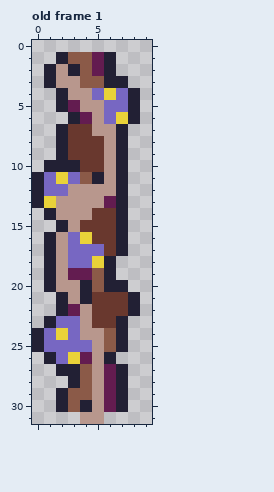
Pixel-art file -- external/aseprite/sprint_wall.aseprite. Above, as it was before the edit.
10x32 pixels, 1 frame. Shown: old frame 1. The commit also changed other frames, which this record leaves out.
Now the later version:
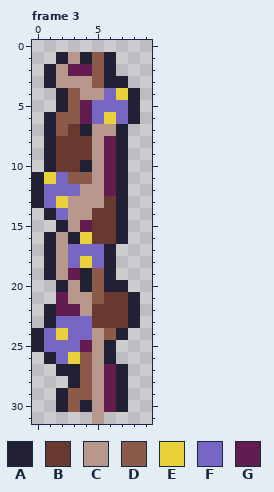
Palette (. is transparent): A #222034  B #69382e  C #b8978d  D #8b5a48  E #e9d239  F #7767c2  G #631c50
A new or re-ordered frame is compared with the old frame closest to it.
Message: Add animation to sprint walls
Edits made:
frames 1 -> 5
Changed rows in their new state; - is an unchanged pixel.
Frame 3 is new; against old frame 1, layer "Layer 1":
first column x 1:
 1 --CAD---
 2 --GGD---
 3 ---C----
 4 --D-CFE-
 5 --DGF---
 6 ADD-FEF-
 7 AD-A----
 8 AB--CG--
 9 AB--CG--
10 -BBACG--
11 EFD-CG--
12 --F--G--
13 FE---B--
14 -F------
15 ---G----
16 --A-----
17 -----A.-
18 ---EF---
19 ---A----
20 .A------
21 -G-CD---
22 AG------
23 ---F--BA
24 ---F----
25 ---G-A.-
26 ---D----
first column x 4:
31 .
Boxes around the changes in both pictures, in picture pixels (x1, y1, x2, y2):
changed: (44, 52, 140, 364)
erased: (80, 412, 92, 424)
